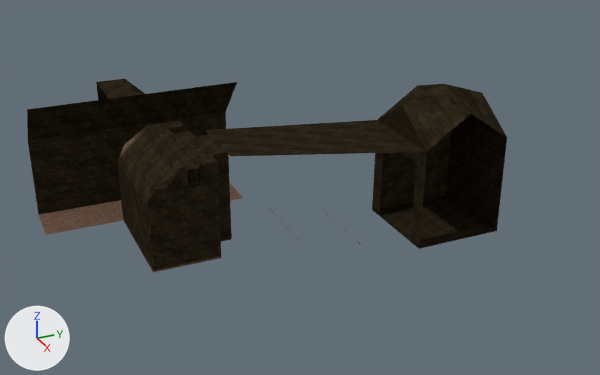
Two versions of the Blender file scenario/level01-v1.blend, one commit apart.
One viewpoint serves both versions: a camera (50 mm lens) standing at (93.6, -24.0, 46.8) and looking at (6.5, 15.2, 3.3). The axes (+X, +Y, +Z) are drawn at lower left. The lights are the same throughout. The older version comes first.

Objects in the first picture: 'Cavern', 'Cavern.001', 'cavern3', 'oblivion', 'oblivion2'.
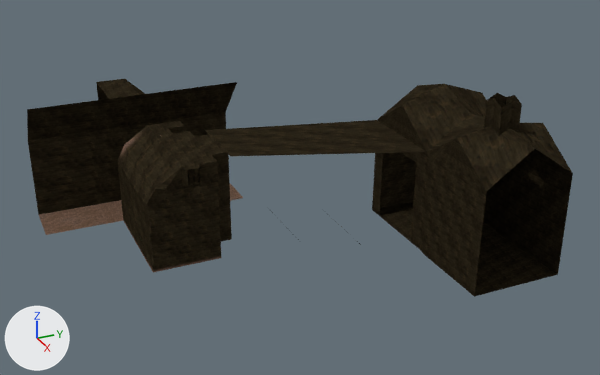
Edits to the scene script, one JSON object a line:
```json
{"op": "add", "block": "me_cube_010", "code": ["me_cube_010 = bpy.data.meshes.new('Cube.010')", "me_cube_010.from_pydata(...)  # 168 vertices, 135 faces; spans x -1.0..1.06, y -0.97..1.06, z -0.85..2.7", "me_cube_010.materials.append(mat_material)"]}
{"op": "add", "block": "ob_cavern3_001", "code": ["ob_cavern3_001 = bpy.data.objects.new('cavern3.001', me_cube_010)", "ob_cavern3_001.location = (21.04, 33.53, 1.0)", "ob_cavern3_001.scale = (6.0, 6.0, 6.0)"]}
```

Boxes (x1, y1, x2, y2) around the edits, measured in the pictures (600 x 375 px):
```json
{"object": "cavern3.001", "change": "added", "after": [419, 93, 573, 297]}
```
